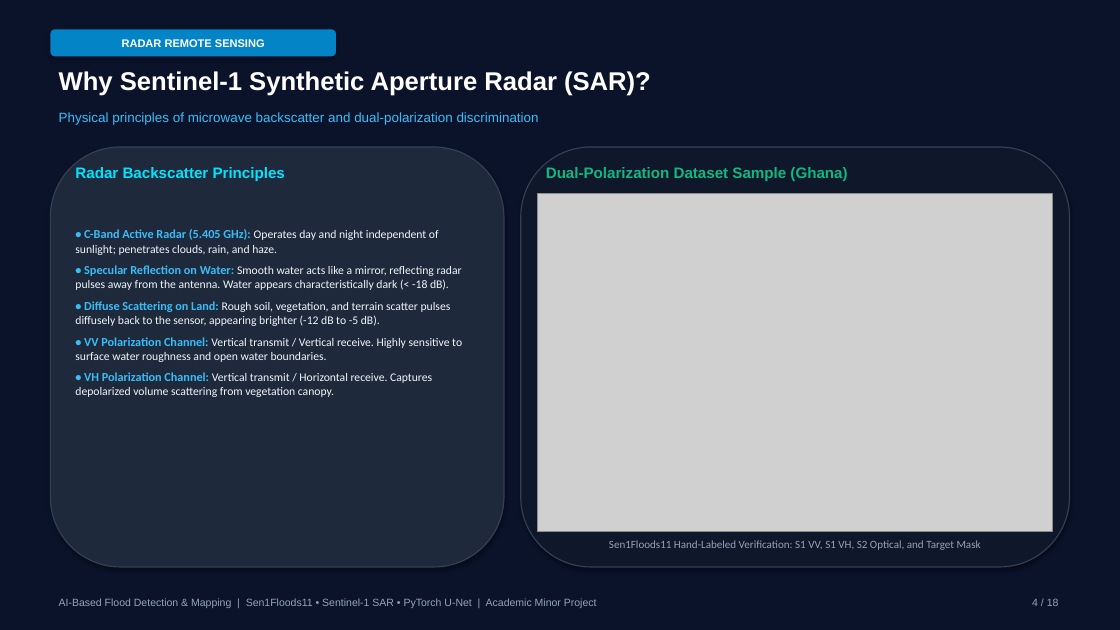
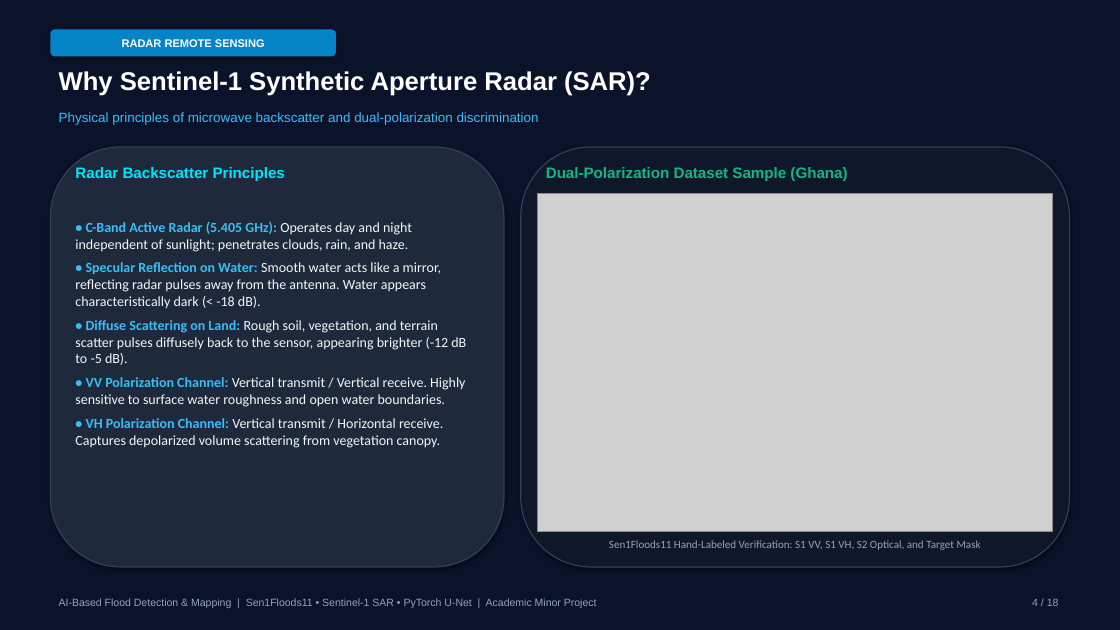
Before and after one commit to SupremeNexas/Ai-flood, a slide deck: slide 5 of AI_Flood_Detection_Minor_Project_Final.pptx (slide 4 before the commit). Drawn at 1120x630 pixels with LibreOffice and Linux fonts; fonts in the diff are those of the drawing; grey boxes stand for pictures. Boxes give left, top, right and bottom in pixels: in the first picture for what was removed or moved away, otherwise in the second. Text is boxed around its words. In the diff, an @@ line names an element or a change of style, - is before the commit and + after.

```diff
--- a/AI_Flood_Detection_Minor_Project_Final.pptx
+++ b/AI_Flood_Detection_Minor_Project_Final.pptx
@@ text "• C-Band Active Radar (5.405 ..." at (75, 222, 466, 448): size 10.5 to 12 pt in "• C-Band Active Radar (5.405 GHz):", "• Specular Reflection on Water:", "• Diffuse Scattering on Land:", "• VV Polarization Channel:" and 1 more places; size 10 to 12 pt in "Operates day and night independent of sunlight; ...", "Smooth water acts like a mirror, reflecting ...", "Rough soil, vegetation, and terrain scatter pulses ...", "Vertical transmit / Vertical receive. Highly sensitive ..." and 1 more places @@
```
Also in this commit, not shown: 4 other slides changed, 1 slide added, 20 other files.
